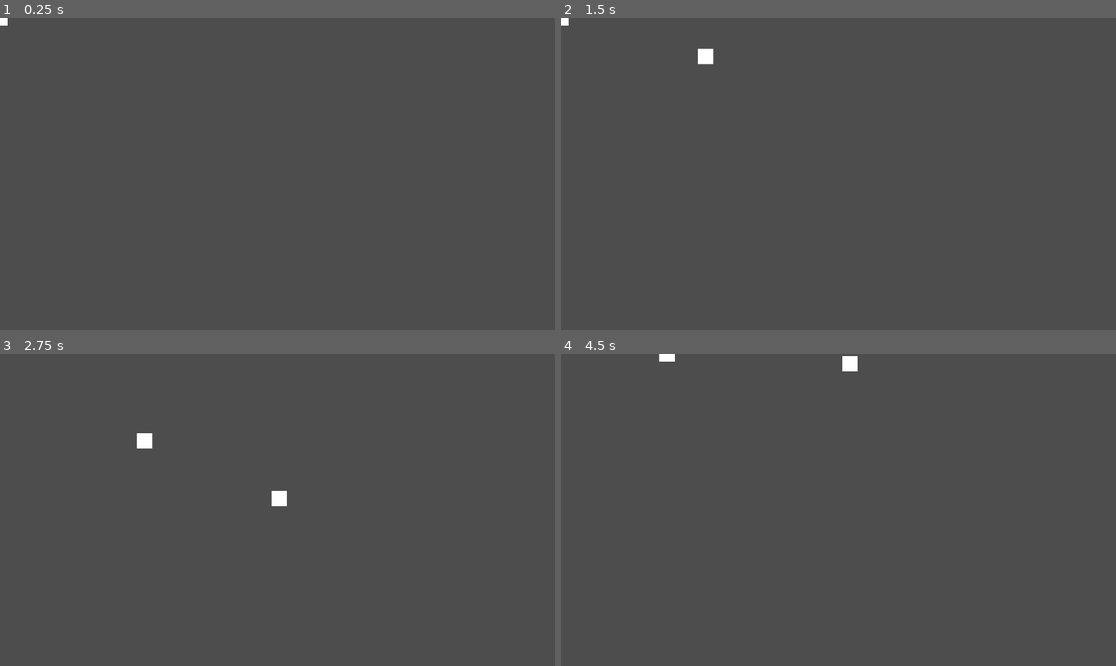
Above: before the commit, frames 1-4 (two rows, left to right).
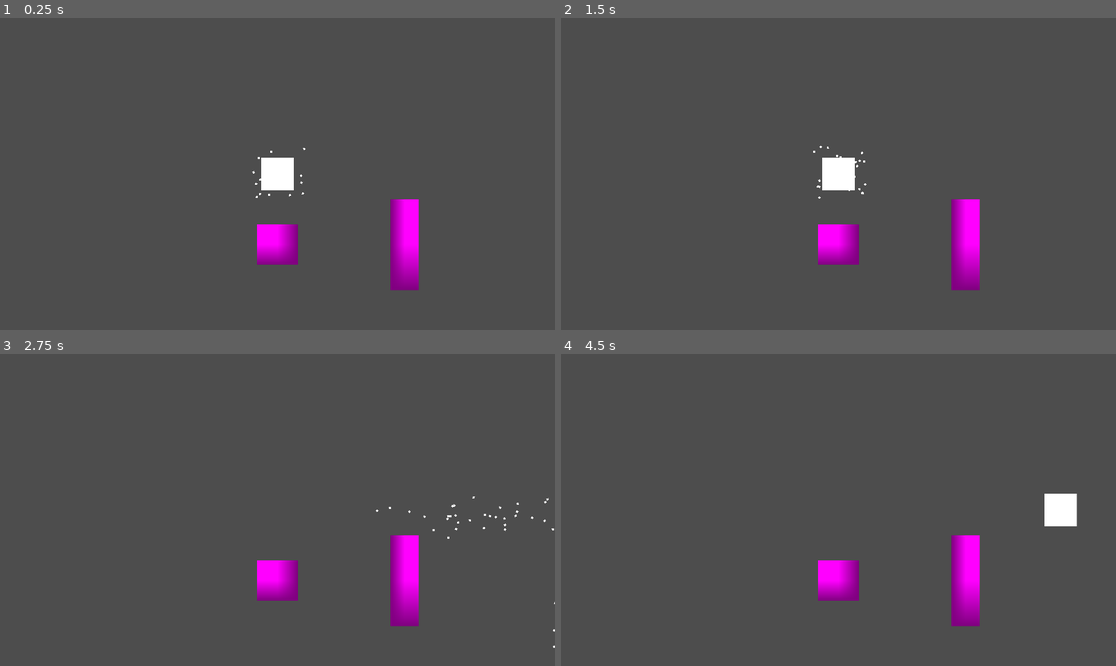
Above: after the commit, the same moments.

Repository: mantisgaming/Laglubber
Game: Godot game, scene res://scenes/level_1.tscn
Same seed, same stepped clock (60 frames per second), same inputs: the game is played once before the commit and once after it. Before the commit the project starts from res://player/Player.tscn.
Inputs:
- Up to frame 1 (0.25 s): no input
- Up to frame 2 (1.5 s): hold D (move_right) 0.53-1.28 s; hold S (move_down) from 1.28 s (still down)
- Up to frame 3 (2.75 s): release S (move_down) at 2.03 s; hold D (move_right) from 2.03 s (still down)
- Up to frame 4 (4.5 s): release D (move_right) at 2.78 s; hold W (move_up) 2.78-3.53 s; hold A (move_left) from 3.53 s (still down)

The runs differ from the first frame. In frame 1, 3.1% of the frame differs, in the area x 0-76%, y 0-88%; in frame 2, 3.3%; in frame 3, 2.8%; in frame 4, 3.3%.

Commit message:
Couple things
Added a level scene and a button/door
Added particle effects to ghost

Diff:
--- a/player/Player.tscn
+++ /dev/null
@@ -1,44 +0,0 @@
-[gd_scene load_steps=7 format=3 uid="uid://dtfpt23koisvo"]
-
-[ext_resource type="Script" uid="uid://bisvtijba0wsc" path="res://player/MovementController.gd" id="1_ulp21"]
-[ext_resource type="Script" uid="uid://d0aotwcl01w0i" path="res://player/PlayerInput.gd" id="2_3c3w1"]
-[ext_resource type="Texture2D" uid="uid://b6lkcts4w3ifn" path="res://player/PlayerSprite.png" id="2_wnvi2"]
-[ext_resource type="Script" uid="uid://con2dkte43oaq" path="res://player/MovementReplayer.gd" id="3_83hs8"]
-
-[sub_resource type="RectangleShape2D" id="RectangleShape2D_83hs8"]
-size = Vector2(16, 16)
-
-[sub_resource type="RectangleShape2D" id="RectangleShape2D_x8kxw"]
-size = Vector2(16, 16)
-
-[node name="Player" type="Node2D"]
-
-[node name="Main Character" type="CharacterBody2D" parent="."]
-
-[node name="MovementController" type="Node" parent="Main Character"]
-script = ExtResource("1_ulp21")
-
-[node name="CollisionShape2D" type="CollisionShape2D" parent="Main Character"]
-shape = SubResource("RectangleShape2D_83hs8")
-
-[node name="Sprite2D" type="Sprite2D" parent="Main Character"]
-texture = ExtResource("2_wnvi2")
-
-[node name="Lag Character" type="CharacterBody2D" parent="."]
-collision_layer = 0
-collision_mask = 0
-
-[node name="MovementController" type="Node" parent="Lag Character"]
-script = ExtResource("3_83hs8")
-
-[node name="CollisionShape2D" type="CollisionShape2D" parent="Lag Character"]
-shape = SubResource("RectangleShape2D_x8kxw")
-
-[node name="Sprite2D" type="Sprite2D" parent="Lag Character"]
-texture = ExtResource("2_wnvi2")
-
-[node name="Player Input" type="Node" parent="."]
-script = ExtResource("2_3c3w1")
-
-[connection signal="on_new_action" from="Player Input" to="Main Character/MovementController" method="do_action"]
-[connection signal="on_new_action" from="Player Input" to="Lag Character/MovementController" method="add_action"]
--- a/project.godot
+++ b/project.godot
@@ -11,11 +11,12 @@
 [application]
 
 config/name="Laglubbers"
-run/main_scene="uid://dtfpt23koisvo"
+run/main_scene="uid://b11gil73v288c"
 config/features=PackedStringArray("4.5", "Forward Plus")
 
 [display]
 
+window/size/mode=3
 window/stretch/scale=2.0
 
 [input]
--- /dev/null
+++ b/scenes/Player.tscn
@@ -0,0 +1,58 @@
+[gd_scene load_steps=8 format=3 uid="uid://dtfpt23koisvo"]
+
+[ext_resource type="Script" uid="uid://bisvtijba0wsc" path="res://player/MovementController.gd" id="1_mdl7e"]
+[ext_resource type="Texture2D" uid="uid://b6lkcts4w3ifn" path="res://player/PlayerSprite.png" id="2_qu4a1"]
+[ext_resource type="Script" uid="uid://con2dkte43oaq" path="res://player/MovementReplayer.gd" id="3_70d11"]
+[ext_resource type="Script" uid="uid://d0aotwcl01w0i" path="res://player/PlayerInput.gd" id="4_cw2d6"]
+
+[sub_resource type="RectangleShape2D" id="RectangleShape2D_83hs8"]
+size = Vector2(16, 16)
+
+[sub_resource type="RectangleShape2D" id="RectangleShape2D_x8kxw"]
+size = Vector2(16, 16)
+
+[sub_resource type="ParticleProcessMaterial" id="ParticleProcessMaterial_mdl7e"]
+particle_flag_disable_z = true
+emission_shape = 3
+emission_box_extents = Vector3(14, 14, 14)
+angle_min = -720.0
+angle_max = 720.0
+gravity = Vector3(0, 0, 0)
+radial_accel_min = -100.0
+radial_accel_max = 2.9099977
+
+[node name="Player" type="Node2D"]
+
+[node name="Main Character" type="CharacterBody2D" parent="."]
+
+[node name="MovementController" type="Node" parent="Main Character"]
+script = ExtResource("1_mdl7e")
+
+[node name="Sprite2D" type="Sprite2D" parent="Main Character"]
+texture = ExtResource("2_qu4a1")
+
+[node name="CollisionShape2D" type="CollisionShape2D" parent="Main Character"]
+shape = SubResource("RectangleShape2D_83hs8")
+
+[node name="Lag Character" type="CharacterBody2D" parent="."]
+collision_layer = 0
+collision_mask = 0
+
+[node name="MovementController" type="Node" parent="Lag Character"]
+script = ExtResource("3_70d11")
+
+[node name="CollisionShape2D" type="CollisionShape2D" parent="Lag Character"]
+shape = SubResource("RectangleShape2D_x8kxw")
+
+[node name="Sprite2D" type="Sprite2D" parent="Lag Character"]
+texture = ExtResource("2_qu4a1")
+
+[node name="GPUParticles2D" type="GPUParticles2D" parent="Lag Character"]
+amount = 64
+process_material = SubResource("ParticleProcessMaterial_mdl7e")
+
+[node name="Player Input" type="Node" parent="."]
+script = ExtResource("4_cw2d6")
+
+[connection signal="on_new_action" from="Player Input" to="Main Character/MovementController" method="do_action"]
+[connection signal="on_new_action" from="Player Input" to="Lag Character/MovementController" method="add_action"]
--- /dev/null
+++ b/scenes/button.tscn
@@ -0,0 +1,30 @@
+[gd_scene load_steps=5 format=3 uid="uid://dpnwsphryf3p2"]
+
+[ext_resource type="Script" uid="uid://dii8na5wrmun1" path="res://scenes/door.gd" id="1_mi6dp"]
+
+[sub_resource type="PlaceholderTexture2D" id="PlaceholderTexture2D_rhj8v"]
+
+[sub_resource type="PlaceholderTexture2D" id="PlaceholderTexture2D_5l6vt"]
+
+[sub_resource type="RectangleShape2D" id="RectangleShape2D_n4pas"]
+
+[node name="Button" type="Node2D"]
+
+[node name="Sprite2D2" type="Sprite2D" parent="."]
+position = Vector2(62.999996, -2.3841858e-07)
+scale = Vector2(-13.905952, 45)
+texture = SubResource("PlaceholderTexture2D_rhj8v")
+script = ExtResource("1_mi6dp")
+
+[node name="Sprite2D" type="Sprite2D" parent="."]
+scale = Vector2(20, 20)
+texture = SubResource("PlaceholderTexture2D_5l6vt")
+
+[node name="Area2D" type="Area2D" parent="Sprite2D"]
+scale = Vector2(0.049999997, 0.049999997)
+
+[node name="CollisionShape2D" type="CollisionShape2D" parent="Sprite2D/Area2D"]
+shape = SubResource("RectangleShape2D_n4pas")
+
+[connection signal="body_entered" from="Sprite2D/Area2D" to="Sprite2D2" method="_on_area_2d_body_entered"]
+[connection signal="body_exited" from="Sprite2D/Area2D" to="Sprite2D2" method="_on_area_2d_body_exited"]
--- /dev/null
+++ b/scenes/door.gd
@@ -0,0 +1,7 @@
+extends Sprite2D
+
+func _on_area_2d_body_entered(body: Node2D) -> void:
+	hide()
+
+func _on_area_2d_body_exited(body: Node2D) -> void:
+	show() # Replace with function body.
--- /dev/null
+++ b/scenes/level_1.tscn
@@ -0,0 +1,14 @@
+[gd_scene load_steps=3 format=3 uid="uid://b11gil73v288c"]
+
+[ext_resource type="PackedScene" uid="uid://dtfpt23koisvo" path="res://scenes/Player.tscn" id="1_014kd"]
+[ext_resource type="PackedScene" uid="uid://dpnwsphryf3p2" path="res://scenes/button.tscn" id="2_bswci"]
+
+[node name="Level1" type="Node2D"]
+
+[node name="Player" parent="." instance=ExtResource("1_014kd")]
+
+[node name="Camera2D" type="Camera2D" parent="."]
+zoom = Vector2(2.095, 2.095)
+
+[node name="Button" parent="." instance=ExtResource("2_bswci")]
+position = Vector2(0, 35)
Not shown, added: scenes/door.gd.uid
